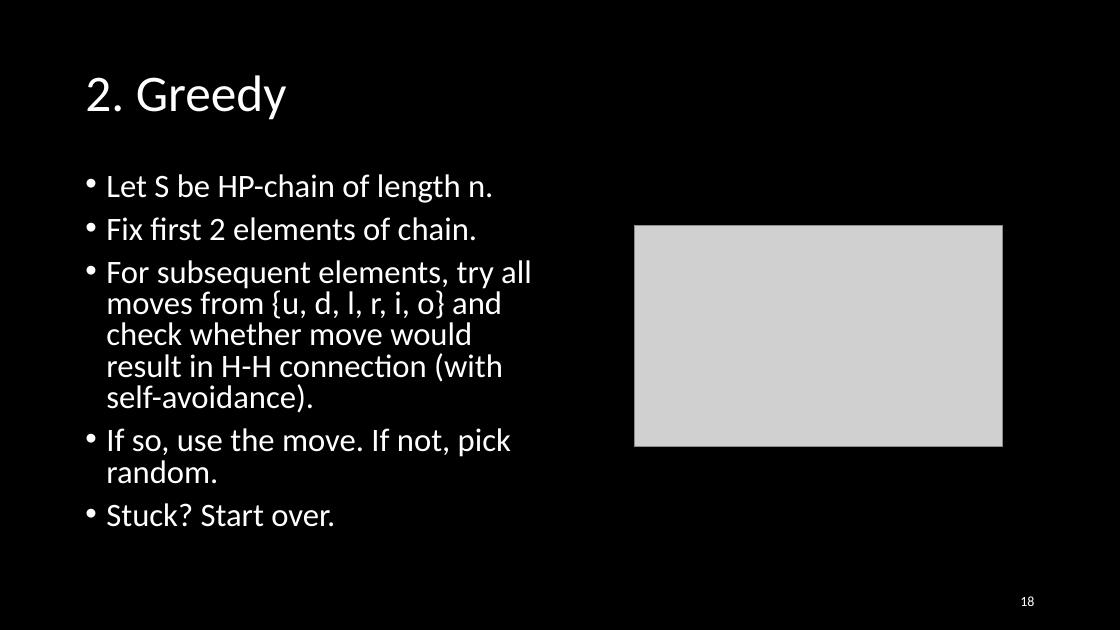
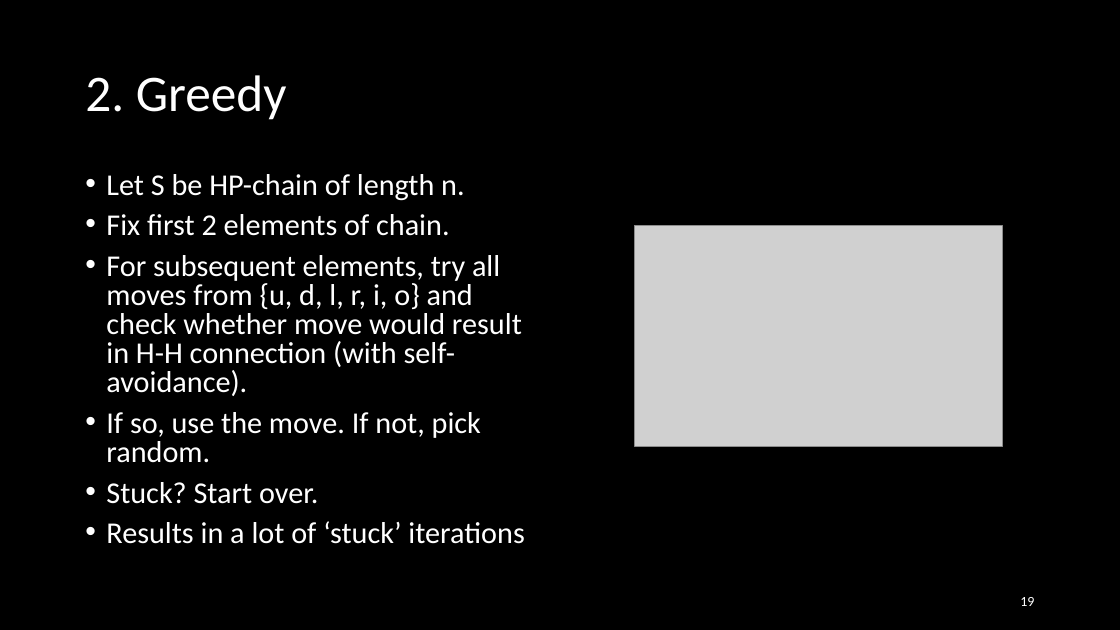
Before and after one commit to Loek21/Protein-Pow-d-er, a slide deck: slide 19 of Docs/PPP, final.pptx (slide 18 before the commit). Drawn at 1120x630 pixels with LibreOffice and Linux fonts; fonts in the diff are those of the drawing; grey boxes stand for pictures. Boxes give left, top, right and bottom in pixels: in the first picture for what was removed or moved away, otherwise in the second. Text is boxed around its words. In the diff, an @@ line names an element or a change of style, - is before the commit and + after.

```diff
--- a/Docs/PPP, final.pptx
+++ b/Docs/PPP, final.pptx
@@ text at (x1=106, y1=174, x2=522, y2=504): size 28 to 25.9 pt in "Let S be HP-chain of length n.", "Fix first 2 elements of chain.", "For subsequent elements, try all moves from ...", "If so, use the move. If not, ..." and 1 more places @@
@@ text at (x1=106, y1=521, x2=524, y2=544): paragraph added @@
+• Results in a lot of ‘stuck’ iterations
@@ page number at (x1=1020, y1=597, x2=1034, y2=606): text changed @@
-18
+19
```
Also in this commit, not shown: 2 other slides changed, 1 slide added.
